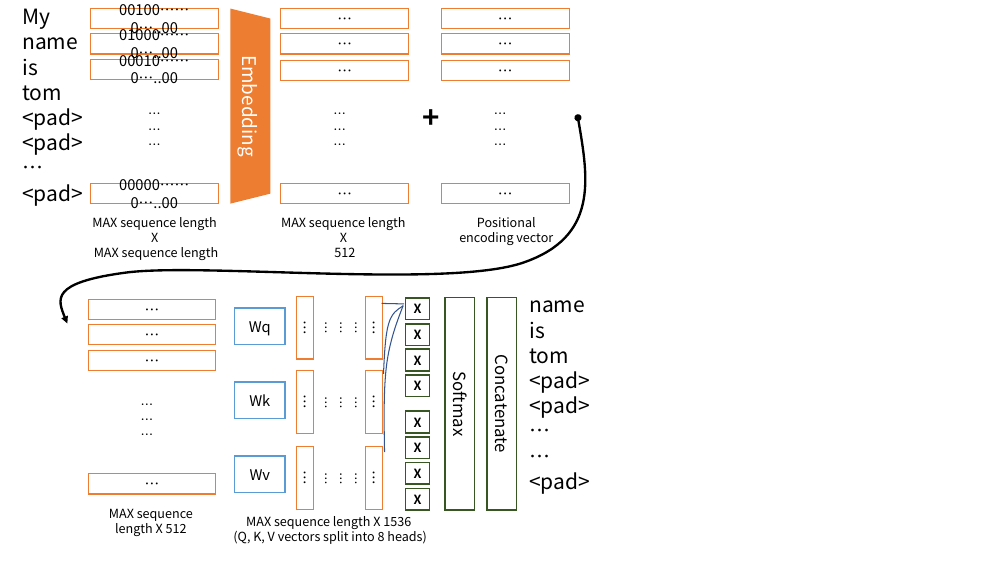
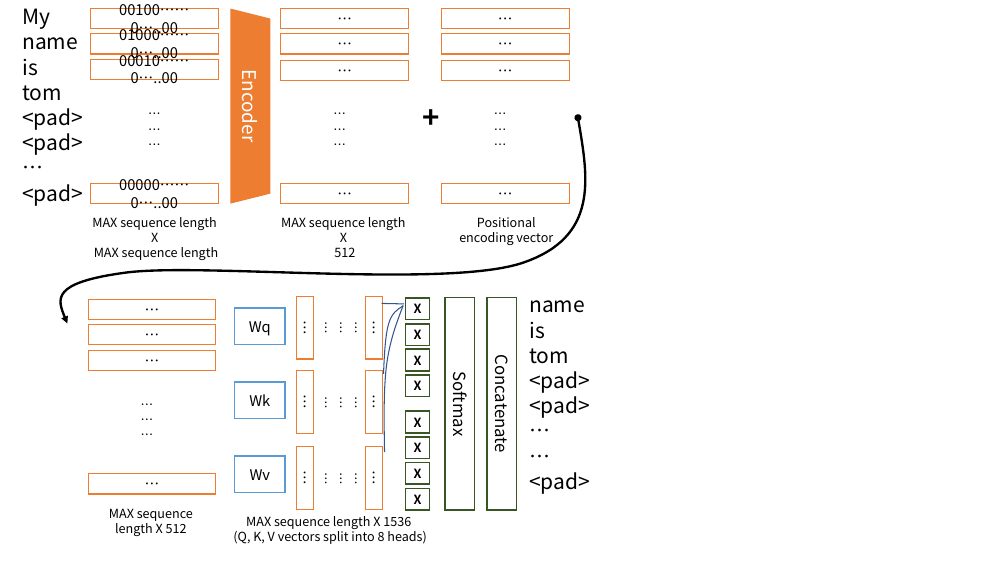
Before and after one commit to mac999/transformer, a slide deck: slide 1 of transformer.pptx. Drawn at 1008x567 pixels with LibreOffice and Linux fonts; fonts in the diff are those of the drawing. Boxes give left, top, right and bottom in pixels: in the first picture for what was removed or moved away, otherwise in the second. Text is boxed around its words. In the diff, an @@ line names an element or a change of style, - is before the commit and + after.

```diff
--- a/transformer.pptx
+++ b/transformer.pptx
@@ text in trapezoid at (237, 77, 264, 141): text changed @@
-Embedding
+Encoder
```
Also in this commit, not shown: 1 slide added, 2 other files.
